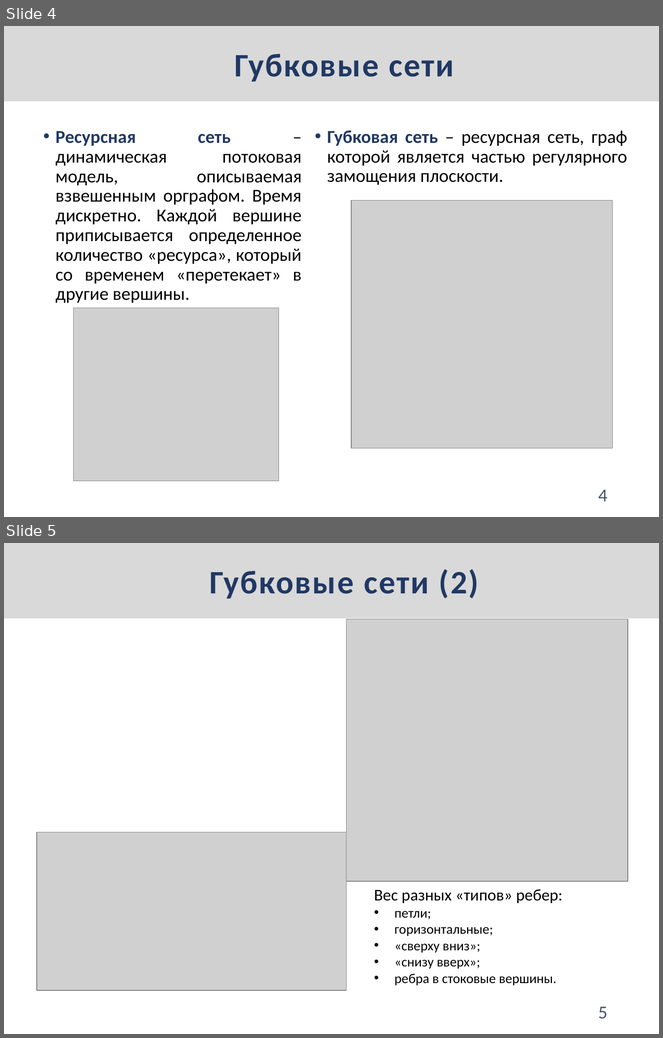
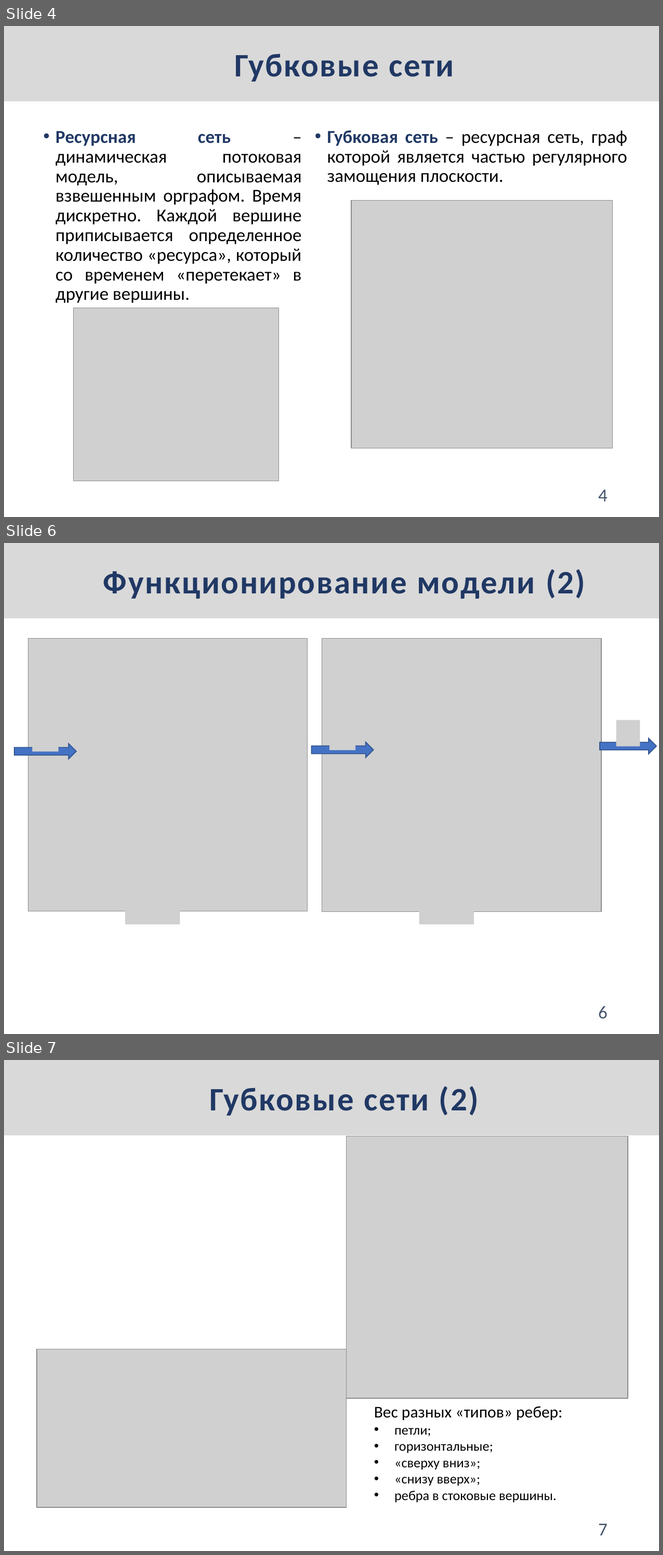
Before and after one commit to heinwol/master-thesis, a slide deck: presentation/Корешков НИР.pptx. Shown one above the other, each under a label of ours: slides 4 and 5 before the commit, slides 4, 6 and 7 after it; the slides between them are not shown. The pictures are 663x1038 and 663x1555 pixels, drawn with LibreOffice and Linux fonts; fonts in the diff are those of the drawing; grey boxes stand for pictures. Boxes give left, top, right and bottom in pixels: in the first picture for what was removed or moved away, otherwise in the second. Text is boxed around its words. In the diff, an @@ line names an element or a change of style, - is before the commit and + after.

```diff
--- a/presentation/Корешков НИР.pptx
+++ b/presentation/Корешков НИР.pptx
@@ slide 6 added at (4,543,659,1034), background #FFFFFF @@
@@ rectangle added at (4,543,659,618), fill #D9D9D9, 36 pt, text #203864, bold @@
+Функционирование модели (2)
@@ picture added at (28,639,307,912) @@
@@ picture added at (322,639,601,913) @@
@@ picture added at (32,725,59,752) @@
@@ picture added at (330,724,356,750) @@
@@ picture added at (617,720,640,746) @@
@@ right arrow added at (14,744,76,759), fill #4472C4, outline #325491 1 pt @@
@@ right arrow added at (312,742,374,758), fill #4472C4, outline #325491 1 pt @@
@@ right arrow added at (599,738,657,754), fill #4472C4, outline #325491 1 pt @@
@@ picture added at (125,898,180,924) @@
@@ picture added at (419,898,475,924) @@
@@ page number added at (598,1006,608,1019), 20 pt, text #44546A @@
+6
@@ what was slide 5 is now slide 7 @@
@@ page number at (598,1524,608,1536): text changed @@
-5
+7
```
Also in this commit, not shown: 3 slides changed, 5 other slides added, 2 slides removed, 1 other file.
